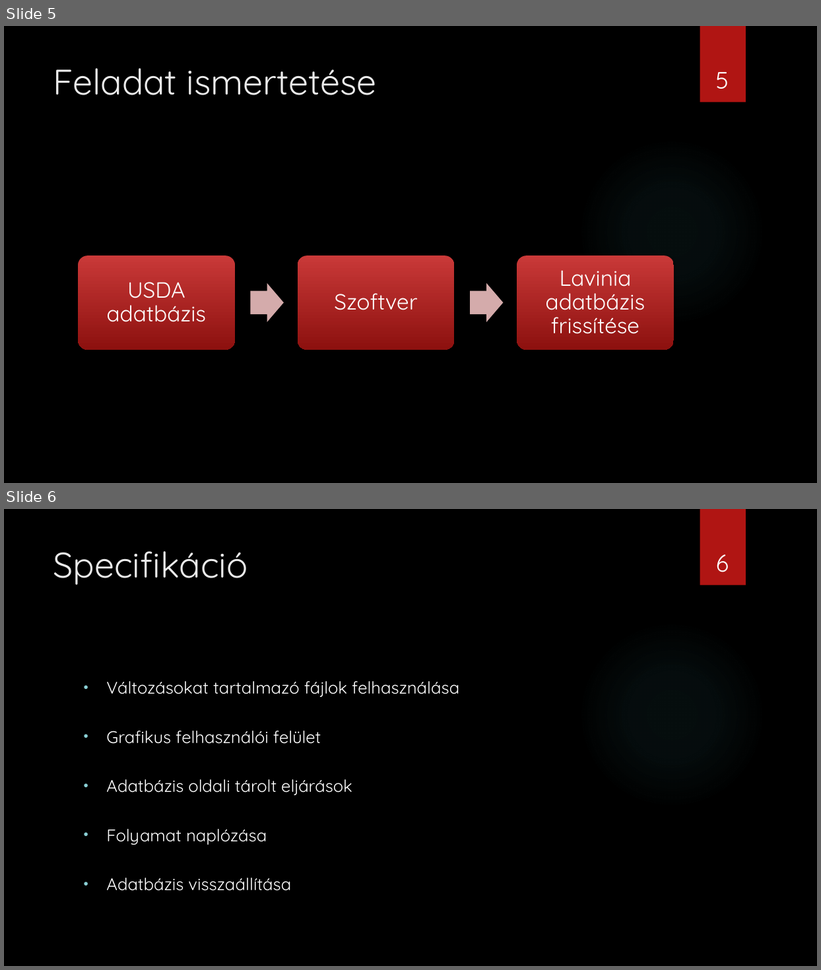
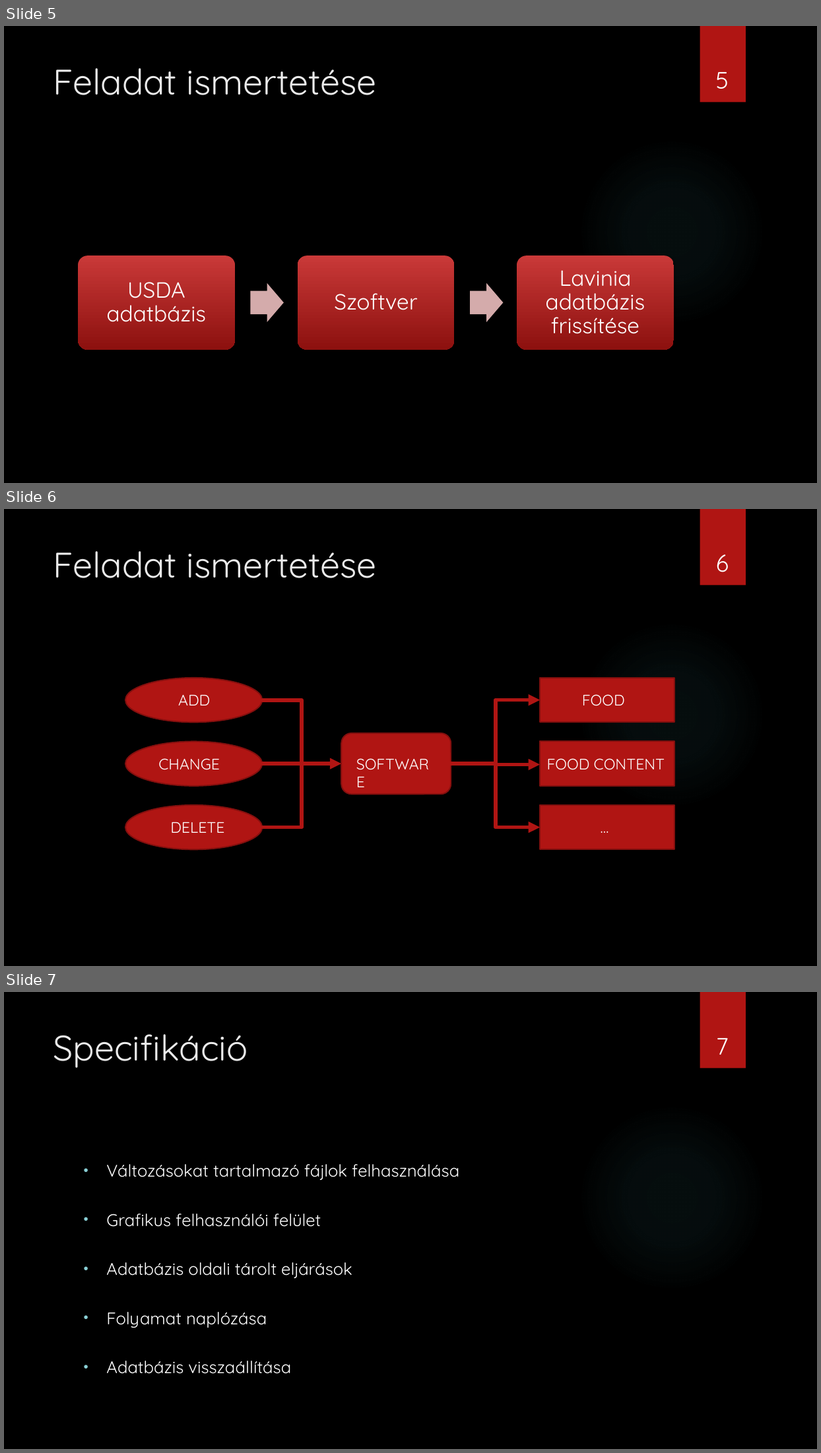
Before and after one commit to tobikjanos/Mernoki_tervezes, a slide deck: documentation/Automatizált adatbázis-frissítés.pptx. Shown one above the other, each under a label of ours: slides 5 and 6 before the commit, slides 5, 6 and 7 after it. The pictures are 821x970 and 821x1453 pixels, drawn with LibreOffice and Linux fonts; fonts in the diff are those of the drawing; background and template pictures are left out. Boxes give left, top, right and bottom in pixels: in the first picture for what was removed or moved away, otherwise in the second. Text is boxed around its words. In the diff, an @@ line names an element or a change of style, - is before the commit and + after.

```diff
--- a/documentation/Automatizált adatbázis-frissítés.pptx
+++ b/documentation/Automatizált adatbázis-frissítés.pptx
@@ slide 6 added at box(4, 509, 817, 966), background picture (left out); not listed: 2 template elements that a slide beside it also shows @@
@@ title added at box(54, 551, 377, 578), 42 pt, text #EBEBEB @@
+Feladat ismertetése
@@ page number added at box(716, 555, 729, 572), 28 pt, text #FFFFFF @@
+6
@@ ellipse added at box(125, 678, 262, 722), fill #B01513, outline #82100E 1.5 pt @@
@@ rectangle added at box(540, 678, 675, 722), fill #B01513, outline #82100E 1.5 pt @@
@@ text added at box(178, 695, 210, 706), 18 pt, text #FFFFFF @@
+ADD
@@ elbow arrow added from (262, 700) to (341, 764), #B01513 4.5 pt @@
@@ elbow arrow added from (451, 764) to (540, 700), #B01513 4.5 pt @@
@@ text added at box(582, 694, 625, 706), 18 pt, text #FFFFFF @@
+FOOD
@@ ellipse added at box(125, 741, 262, 786), fill #B01513, outline #82100E 1.5 pt @@
@@ rounded rectangle added at box(341, 733, 451, 795), fill #B01513, outline #82100E 1.5 pt @@
@@ rectangle added at box(540, 741, 675, 786), fill #B01513, outline #82100E 1.5 pt @@
@@ text added at box(158, 758, 220, 770), 18 pt, text #FFFFFF @@
+CHANGE
@@ line added from (262, 764) to (314, 764), #B01513 4.5 pt @@
@@ elbow line added from (262, 827) to (302, 764), #B01513 4.5 pt @@
@@ text added at box(350, 752, 442, 776), 18 pt, text #FFFFFF @@
+SOFTWARE
@@ elbow arrow added from (451, 764) to (540, 764), #B01513 4.5 pt @@
@@ elbow arrow added from (451, 764) to (540, 827), #B01513 4.5 pt @@
@@ text added at box(547, 758, 665, 770), 18 pt, text #FFFFFF @@
+FOOD CONTENT
@@ ellipse added at box(125, 805, 262, 850), fill #B01513, outline #82100E 1.5 pt @@
@@ rectangle added at box(540, 805, 675, 850), fill #B01513, outline #82100E 1.5 pt @@
@@ text added at box(170, 823, 224, 833), 18 pt, text #FFFFFF @@
+DELETE
@@ text added at box(595, 815, 620, 840), 18 pt, text #FFFFFF @@
+…
@@ what was slide 6 is now slide 7 @@
@@ page number at box(716, 1038, 729, 1055): text changed @@
-6
+7
```
Also in this commit, not shown: 2 slides changed, 1 other slide added, 2 other files.
